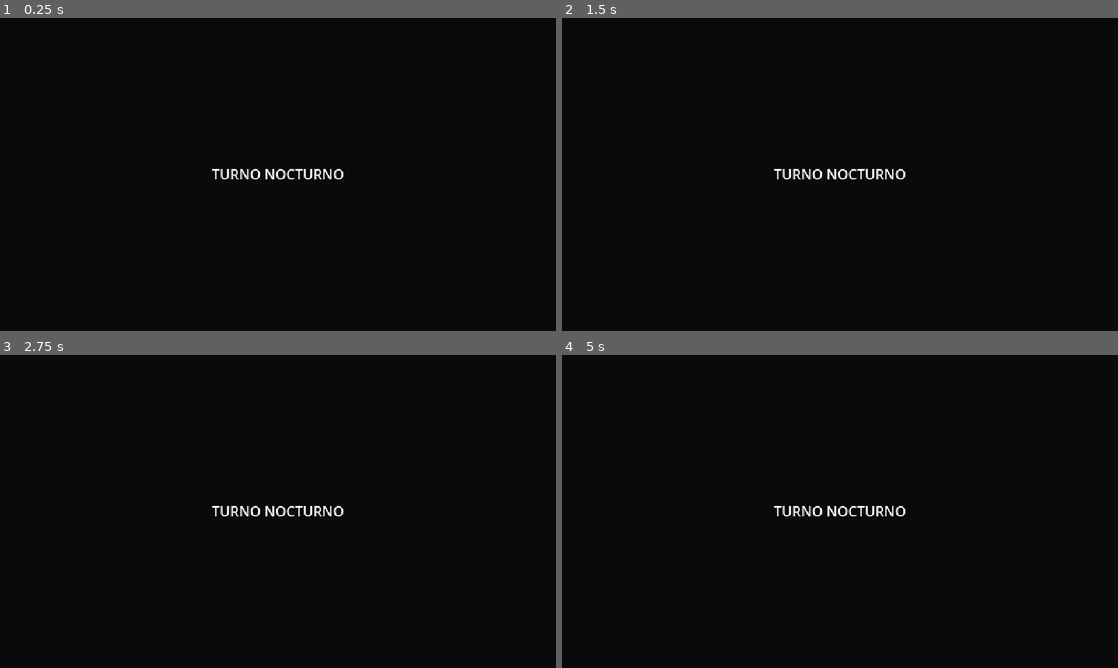
Above: before the commit, frames 1-4 (two rows, left to right).
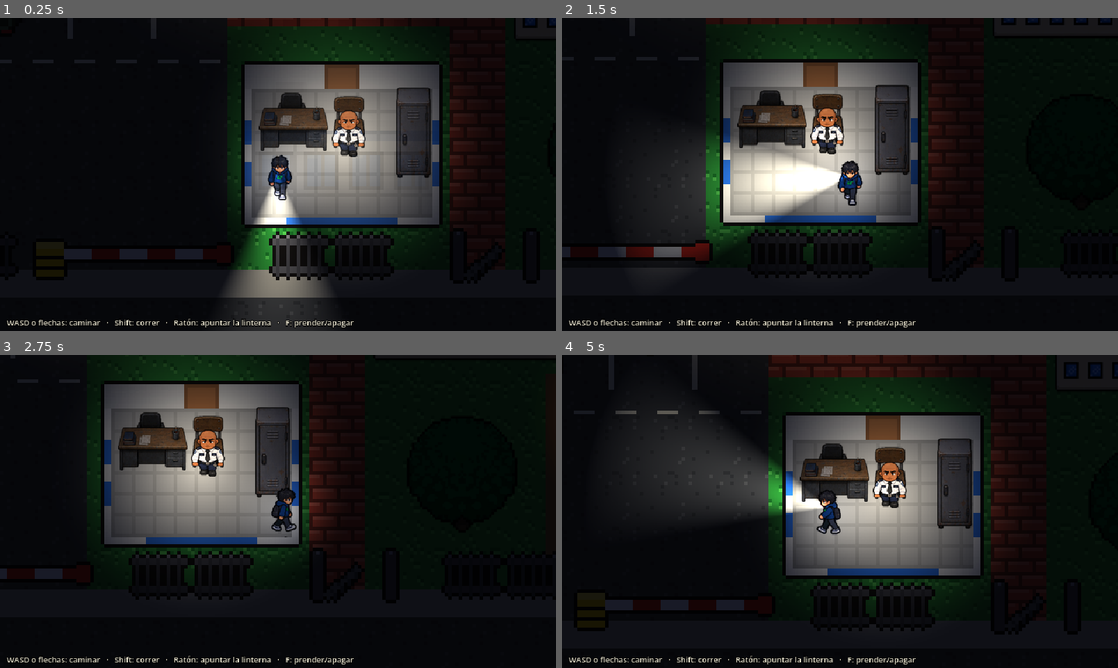
Above: after the commit, the same moments.

Repository: chatgepet72-coder/Turno-Nocturno
Game: Godot game, scene res://scenes/niveles/Entrada.tscn
Two runs of this game, one before a commit and one after it. Both use one fixed random seed, a clock stepped at 60 frames per second and the inputs below. Before the commit the project starts from res://scenes/main.tscn.
Inputs (mouse positions are in pixels of both pictures, inside the frame that each line leads up to):
- Up to frame 1 (0.25 s): no input
- Up to frame 2 (1.5 s): tap Enter at 0.5 s; move the mouse to (962, 158) at 0.52 s; hold D (mover_derecha) 0.53-1.28 s; hold Shift (correr) 0.53-1.28 s; tap F (linterna) at 0.8, 1.35 s; move the mouse to (728, 190) at 1.27 s; hold S (mover_abajo) from 1.28 s (still down)
- Up to frame 3 (2.75 s): tap Shift (correr) at 1.55 s; move the mouse to (333, 442) at 2.02 s; release S (mover_abajo) at 2.03 s; hold D (mover_derecha) from 2.03 s (still down); hold Shift (correr) from 2.03 s (still down); tap F (linterna) at 2.3 s
- Up to frame 4 (5 s): move the mouse to (812, 574) at 2.77 s; release D (mover_derecha) at 2.78 s; release Shift (correr) at 2.78 s; hold W (mover_arriba) 2.78-3.53 s; tap F (linterna) at 2.85, 3.8, 4.35 s; tap Shift (correr) at 3.05, 4.55 s; move the mouse to (1006, 558) at 3.52 s; hold Shift (correr) 3.53-4.28 s; hold A (mover_izquierda) from 3.53 s (still down); move the mouse to (673, 464) at 4.27 s

The runs differ from the first frame. In frame 1, 27% of the frame differs, in the area x 1-100%, y 0-100%; in frame 2, 26%; in frame 3, 22%; in frame 4, 29%, in the area x 1-100%, y 0-99%.

Commit message:
Escena jugable de la entrada con Lalo, caseta y arte aprobado
- Lalo se mueve con WASD o flechas, corre con Shift, anima en 4 direcciones,
  apunta la linterna con el raton (F para prenderla) y sus pasos suenan
  distinto en pasto y en piso duro
- Mapa de la entrada armado por codigo: caseta (el techo se desvanece al
  entrar), estacionamiento, caminos, patio con fuente, edificios en C y obra
- Noche con CanvasModulate y luces de postes, caseta y torreta de la obra
- Don Chava sentado en la caseta, respirando
- Arte al tamano del juego, sonidos CC0 y scripts que generan el arte en tools/arte/

Co-Authored-By: Claude Opus 5.5 <noreply@anthropic.com>
Claude-Session: https://claude.ai/code/session_01TYYZt26Tdk8h6daggGYBmn

Diff:
--- a/project.godot
+++ b/project.godot
@@ -12,7 +12,7 @@
 
 config/name="Turno Nocturno"
 config/description="Survival horror en 2D: un velador busca a su compañero en un campus universitario vacío."
-run/main_scene="res://scenes/main.tscn"
+run/main_scene="res://scenes/niveles/Entrada.tscn"
 config/features=PackedStringArray("4.7", "GL Compatibility")
 config/icon="res://icon.svg"
 
@@ -33,19 +33,19 @@
 
 mover_arriba={
 "deadzone": 0.5,
-"events": [Object(InputEventKey,"physical_keycode":87)]
+"events": [Object(InputEventKey,"physical_keycode":87), Object(InputEventKey,"physical_keycode":4194320)]
 }
 mover_abajo={
 "deadzone": 0.5,
-"events": [Object(InputEventKey,"physical_keycode":83)]
+"events": [Object(InputEventKey,"physical_keycode":83), Object(InputEventKey,"physical_keycode":4194322)]
 }
 mover_izquierda={
 "deadzone": 0.5,
-"events": [Object(InputEventKey,"physical_keycode":65)]
+"events": [Object(InputEventKey,"physical_keycode":65), Object(InputEventKey,"physical_keycode":4194319)]
 }
 mover_derecha={
 "deadzone": 0.5,
-"events": [Object(InputEventKey,"physical_keycode":68)]
+"events": [Object(InputEventKey,"physical_keycode":68), Object(InputEventKey,"physical_keycode":4194321)]
 }
 correr={
 "deadzone": 0.5,
--- /dev/null
+++ b/scenes/niveles/Entrada.tscn
@@ -0,0 +1,6 @@
+[gd_scene format=3]
+
+[ext_resource type="Script" path="res://scripts/niveles/entrada.gd" id="1_entrada"]
+
+[node name="Entrada" type="Node2D"]
+script = ExtResource("1_entrada")
--- /dev/null
+++ b/scripts/jugador/lalo.gd
@@ -0,0 +1,154 @@
+class_name Lalo
+extends CharacterBody2D
+## Lalo: movimiento desde arriba, animación en 4 direcciones, linterna que apunta al ratón y pasos.
+
+const RUTA_CAMINAR: String = "res://assets/sprites/personajes/lalo/caminar/"
+const DIRECCIONES: Array[String] = ["down", "left", "right", "up"]
+
+@export var velocidad: float = 80.0
+@export var velocidad_corriendo: float = 140.0
+@export var aceleracion: float = 900.0
+@export var freno: float = 1100.0
+
+## Zonas de piso duro (caminos, estacionamiento, patio). Fuera de ellas los pasos suenan a pasto.
+var superficies_duras: Array[Rect2] = []
+
+var _sprite: AnimatedSprite2D
+var _linterna: PointLight2D
+var _direccion: String = "down"
+var _distancia_paso: float = 0.0
+var _pasos_duro: Array[AudioStream] = []
+var _pasos_pasto: Array[AudioStream] = []
+var _audio_pasos: AudioStreamPlayer2D
+var _audio_linterna: AudioStreamPlayer2D
+
+
+func _ready() -> void:
+	collision_layer = 2
+	collision_mask = 1
+	motion_mode = CharacterBody2D.MOTION_MODE_FLOATING
+	_crear_sprite()
+	_crear_colision()
+	_crear_luces()
+	_crear_audio()
+
+
+func _physics_process(delta: float) -> void:
+	var entrada: Vector2 = Input.get_vector("mover_izquierda", "mover_derecha", "mover_arriba", "mover_abajo")
+	var maxima: float = velocidad_corriendo if Input.is_action_pressed("correr") else velocidad
+	if entrada != Vector2.ZERO:
+		velocity = velocity.move_toward(entrada * maxima, aceleracion * delta)
+	else:
+		velocity = velocity.move_toward(Vector2.ZERO, freno * delta)
+	var antes: Vector2 = global_position
+	move_and_slide()
+	_animar(entrada)
+	_sonar_pasos(global_position.distance_to(antes))
+
+
+func _process(_delta: float) -> void:
+	_linterna.rotation = (get_global_mouse_position() - _linterna.global_position).angle()
+
+
+func _unhandled_input(event: InputEvent) -> void:
+	if event.is_action_pressed("linterna"):
+		_linterna.enabled = not _linterna.enabled
+		_audio_linterna.play()
+
+
+func poner_limites_camara(limites: Rect2i) -> void:
+	var camara: Camera2D = $Camara
+	camara.limit_left = limites.position.x
+	camara.limit_top = limites.position.y
+	camara.limit_right = limites.end.x
+	camara.limit_bottom = limites.end.y
+
+
+func _animar(entrada: Vector2) -> void:
+	if entrada == Vector2.ZERO:
+		_sprite.play("caminar_" + _direccion)
+		_sprite.stop()
+		_sprite.frame = 0
+		return
+	if absf(entrada.x) > absf(entrada.y):
+		_direccion = "right" if entrada.x > 0.0 else "left"
+	else:
+		_direccion = "down" if entrada.y > 0.0 else "up"
+	_sprite.speed_scale = 1.6 if Input.is_action_pressed("correr") else 1.0
+	_sprite.play("caminar_" + _direccion)
+
+
+func _sonar_pasos(recorrido: float) -> void:
+	_distancia_paso += recorrido
+	if _distancia_paso < 26.0:
+		return
+	_distancia_paso = 0.0
+	var duro: bool = superficies_duras.any(func(r: Rect2) -> bool: return r.has_point(global_position))
+	var lista: Array[AudioStream] = _pasos_duro if duro else _pasos_pasto
+	_audio_pasos.stream = lista.pick_random()
+	_audio_pasos.pitch_scale = randf_range(0.9, 1.1)
+	_audio_pasos.play()
+
+
+func _crear_sprite() -> void:
+	var frames := SpriteFrames.new()
+	for dir in DIRECCIONES:
+		var nombre: String = "caminar_" + dir
+		frames.add_animation(nombre)
+		frames.set_animation_speed(nombre, 8.0)
+		frames.set_animation_loop(nombre, true)
+		for i in range(1, 5):
+			frames.add_frame(nombre, load(RUTA_CAMINAR + "%s_%d.png" % [dir, i]) as Texture2D)
+	_sprite = AnimatedSprite2D.new()
+	_sprite.sprite_frames = frames
+	_sprite.animation = "caminar_down"
+	var alto: float = frames.get_frame_texture("caminar_down", 0).get_size().y
+	_sprite.offset = Vector2(0.0, -alto / 2.0)   # los pies quedan en el origen del nodo
+	add_child(_sprite)
+
+
+func _crear_colision() -> void:
+	var forma := RectangleShape2D.new()
+	forma.size = Vector2(20.0, 10.0)
+	var colision := CollisionShape2D.new()
+	colision.shape = forma
+	colision.position = Vector2(0.0, -5.0)
+	add_child(colision)
+
+
+func _crear_luces() -> void:
+	var aura := PointLight2D.new()   # luz tenue alrededor de Lalo para que siempre se le vea
+	aura.texture = load("res://assets/sprites/luces/luz_radial.png") as Texture2D
+	aura.texture_scale = 0.6
+	aura.energy = 0.45
+	aura.position = Vector2(0.0, -30.0)
+	add_child(aura)
+
+	_linterna = PointLight2D.new()
+	_linterna.texture = load("res://assets/sprites/luces/cono_linterna.png") as Texture2D
+	_linterna.texture_scale = 1.1
+	_linterna.energy = 1.25
+	_linterna.color = Color(1.0, 0.96, 0.85)
+	_linterna.position = Vector2(0.0, -34.0)
+	add_child(_linterna)
+
+	var camara := Camera2D.new()
+	camara.name = "Camara"
+	camara.position = Vector2(0.0, -30.0)
+	camara.position_smoothing_enabled = true
+	camara.position_smoothing_speed = 6.0
+	add_child(camara)
+	camara.make_current()
+
+
+func _crear_audio() -> void:
+	for i in range(4):
+		_pasos_duro.append(load("res://assets/audio/pasos/footstep_concrete_00%d.ogg" % i) as AudioStream)
+		_pasos_pasto.append(load("res://assets/audio/pasos/footstep_grass_00%d.ogg" % i) as AudioStream)
+	_audio_pasos = AudioStreamPlayer2D.new()
+	_audio_pasos.volume_db = -10.0
+	add_child(_audio_pasos)
+	_audio_linterna = AudioStreamPlayer2D.new()
+	_audio_linterna.stream = load("res://assets/audio/efectos/linterna.wav") as AudioStream
+	_audio_linterna.volume_db = -6.0
+	add_child(_audio_linterna)
--- /dev/null
+++ b/scripts/niveles/entrada.gd
@@ -0,0 +1,299 @@
+extends Node2D
+## Nivel de la entrada: caseta, estacionamiento, caminos, patio con fuente, edificios en C y obra.
+## Se arma por código a partir de las tablas de abajo. Coordenadas en píxeles del juego (1 px de arte = 4 px).
+
+const ESC: String = "res://assets/sprites/escenario/"
+const PISOS: String = "res://assets/sprites/pisos/"
+const MUNDO: Rect2i = Rect2i(0, 0, 1960, 1240)
+const NOCHE: Color = Color(0.10, 0.11, 0.16)
+
+# Pisos: [textura, rectángulo]
+const SUELO: Array = [
+	["pasto", Rect2(0, 0, 1960, 1080)],
+	["asfalto", Rect2(0, 1112, 1960, 128)],          # calle
+	["asfalto", Rect2(0, 648, 672, 432)],             # estacionamiento
+	["adoquin", Rect2(744, 0, 88, 736)],              # camino principal
+	["adoquin", Rect2(672, 736, 320, 64)],            # conexión: estacionamiento y camino de alumnos
+	["adoquin", Rect2(928, 736, 64, 344)],            # camino de alumnos
+	["losas", Rect2(832, 456, 168, 80)],              # entrada al patio
+	["losas", Rect2(1000, 360, 640, 288)],            # patio
+]
+const DURAS: Array[Rect2] = [
+	Rect2(0, 648, 672, 432), Rect2(744, 0, 88, 736), Rect2(672, 736, 320, 64), Rect2(928, 736, 64, 344),
+	Rect2(832, 456, 168, 80), Rect2(1000, 360, 640, 288), Rect2(688, 840, 232, 192), Rect2(1200, 832, 760, 248),
+]
+const TIERRA_OBRA: Array[Rect2] = [Rect2(1648, 340, 312, 500), Rect2(1200, 832, 760, 248)]
+
+# Objetos: [archivo, esquina superior izquierda, tamaño de colisión (0 = sin colisión)]
+# La colisión se coloca en la base del objeto, que es también su punto para ordenar por profundidad.
+const OBJETOS: Array = [
+	["edificio_largo.png", Vector2(992, 192), Vector2(648, 120)],      # Facultad de Medicina
+	["edificio_largo.png", Vector2(992, 656), Vector2(648, 120)],      # Museo de Biología
+	["central_demolido.png", Vector2(1672, 380), Vector2(240, 160)],   # Edificio Central
+	["escombro.png", Vector2(1700, 640), Vector2(120, 40)],
+	["fuente.png", Vector2(1252, 436), Vector2(120, 100)],
+	["seto_l.png", Vector2(1048, 392), Vector2.ZERO],
+	["banca.png", Vector2(1072, 584), Vector2(72, 20)],
+	["banca.png", Vector2(1512, 584), Vector2(72, 20)],
+	["hueco_con_cinta.png", Vector2(1220, 880), Vector2(130, 90)],
+	["cono.png", Vector2(1380, 900), Vector2(24, 12)],
+	["cono.png", Vector2(1420, 900), Vector2(24, 12)],
+	["excavadora.png", Vector2(1560, 880), Vector2(230, 90)],
+	["autos/vocho_azul.png", Vector2(16, 664), Vector2(72, 100)],
+	["autos/auto_1_sedan.png", Vector2(112, 664), Vector2(76, 128)],
+	["autos/tsuru_lodo.png", Vector2(256, 664), Vector2(76, 128)],
+	["autos/auto_5_pickup.png", Vector2(352, 664), Vector2(80, 140)],
+	["autos/vocho_rojo.png", Vector2(496, 664), Vector2(72, 100)],
+	["autos/auto_7_combi.png", Vector2(16, 868), Vector2(84, 144)],
+	["autos/auto_6_camioneta.png", Vector2(160, 868), Vector2(84, 132)],
+	["autos/auto_3_compacto.png", Vector2(304, 868), Vector2(72, 108)],
+	["arbol.png", Vector2(160, 40), Vector2(24, 16)],
+	["arbol.png", Vector2(360, 260), Vector2(24, 16)],
+	["arbol.png", Vector2(60, 420), Vector2(24, 16)],
+	["arbol.png", Vector2(560, 120), Vector2(24, 16)],
+	["arbol.png", Vector2(600, 380), Vector2(24, 16)],
+	["arbol.png", Vector2(848, 40), Vector2(24, 16)],
+	["arbol.png", Vector2(848, 580), Vector2(24, 16)],
+	["arbol.png", Vector2(1040, 880), Vector2(24, 16)],
+	["poste.png", Vector2(712, 240), Vector2(10, 8)],
+	["poste.png", Vector2(712, 560), Vector2(10, 8)],
+	["poste.png", Vector2(960, 380), Vector2(10, 8)],
+]
+const POSTES: Array[Vector2] = [Vector2(724, 250), Vector2(724, 570), Vector2(972, 390)]
+const CASETA: Rect2 = Rect2(688, 840, 232, 192)
+const CASETA_PAREDES: Array[Rect2] = [
+	Rect2(688, 840, 96, 32), Rect2(820, 840, 100, 32),   # pared de arriba con hueco de la puerta
+	Rect2(688, 840, 12, 192), Rect2(908, 840, 12, 192),  # paredes laterales
+	Rect2(688, 1020, 232, 12),                            # pared de abajo
+]
+const REJA_Y: float = 1036.0
+
+var _mundo: Node2D
+var _techo_caseta: Node2D
+
+
+func _ready() -> void:
+	var noche := CanvasModulate.new()
+	noche.color = NOCHE
+	add_child(noche)
+	var suelo := Node2D.new()
+	suelo.name = "Suelo"
+	add_child(suelo)
+	_mundo = Node2D.new()
+	_mundo.name = "Mundo"
+	_mundo.y_sort_enabled = true
+	add_child(_mundo)
+
+	_armar_suelo(suelo)
+	for o in OBJETOS:
+		_objeto(o[0], o[1], o[2])
+	var seto_derecho: Sprite2D = _objeto("seto_l.png", Vector2(1488, 392), Vector2.ZERO).get_child(0) as Sprite2D
+	seto_derecho.flip_h = true
+	_armar_estacionamiento(suelo)
+	_armar_reja()
+	_armar_caseta(suelo)
+	_armar_bordes()
+	_armar_luces()
+	_crear_lalo()
+	_crear_hud()
+	_crear_ambiente()
+
+
+# ---------- Construcción ----------
+func _armar_suelo(suelo: Node2D) -> void:
+	for p in SUELO:
+		_piso(suelo, p[0], p[1])
+	for r in TIERRA_OBRA:
+		var tierra := ColorRect.new()
+		tierra.color = Color(0.47, 0.33, 0.2)
+		tierra.position = r.position
+		tierra.size = r.size
+		suelo.add_child(tierra)
+	var banqueta := ColorRect.new()
+	banqueta.color = Color(0.59, 0.58, 0.55)
+	banqueta.position = Vector2(0, 1080)
+	banqueta.size = Vector2(1960, 32)
+	suelo.add_child(banqueta)
+
+
+func _piso(padre: Node2D, nombre: String, r: Rect2) -> void:
+	var s := Sprite2D.new()
+	s.texture = load(PISOS + nombre + ".png") as Texture2D
+	s.centered = false
+	s.texture_repeat = CanvasItem.TEXTURE_REPEAT_ENABLED
+	s.region_enabled = true
+	s.region_rect = Rect2(Vector2.ZERO, r.size)
+	s.position = r.position
+	padre.add_child(s)
+
+
+func _objeto(archivo: String, esquina: Vector2, colision: Vector2) -> StaticBody2D:
+	var tex: Texture2D = load(ESC + archivo) as Texture2D
+	var tam: Vector2 = tex.get_size()
+	var cuerpo := StaticBody2D.new()
+	cuerpo.position = esquina + Vector2(tam.x / 2.0, tam.y)   # base al centro
+	var s := Sprite2D.new()
+	s.texture = tex
+	s.centered = false
+	s.offset = Vector2(-tam.x / 2.0, -tam.y)
+	cuerpo.add_child(s)
+	if colision != Vector2.ZERO:
+		_forma(cuerpo, Rect2(Vector2(-colision.x / 2.0, -colision.y), colision))
+	_mundo.add_child(cuerpo)
+	return cuerpo
+
+
+func _forma(cuerpo: CollisionObject2D, r: Rect2) -> void:
+	var forma := RectangleShape2D.new()
+	forma.size = r.size
+	var cs := CollisionShape2D.new()
+	cs.shape = forma
+	cs.position = r.get_center()
+	cuerpo.add_child(cs)
+
+
+func _armar_estacionamiento(suelo: Node2D) -> void:
+	for x in [8, 104, 248, 344, 488, 584]:
+		_linea(suelo, Rect2(x, 664, 6, 150))
+	for x in [8, 152, 296, 392]:
+		_linea(suelo, Rect2(x, 868, 6, 160))
+	for x in range(16, 660, 48):
+		_linea(suelo, Rect2(x, 838, 24, 4))   # pasillo de circulación
+
+
+func _linea(suelo: Node2D, r: Rect2) -> void:
+	var l := ColorRect.new()
+	l.color = Color(0.9, 0.88, 0.78)
+	l.position = r.position
+	l.size = r.size
+	suelo.add_child(l)
+
+
+func _armar_reja() -> void:
+	var x: float = 0.0
+	while x < MUNDO.size.x:
+		var libre: bool = (x + 72.0 <= 448.0 or x >= 680.0) and (x + 72.0 <= 920.0 or x >= 1032.0)
+		if libre:
+			_objeto("reja.png", Vector2(x, REJA_Y), Vector2.ZERO)
+		x += 72.0
+	_objeto("pluma.png", Vector2(448, REJA_Y), Vector2.ZERO)
+	_objeto("puerta_alumnos.png", Vector2(928, REJA_Y - 4), Vector2.ZERO)
+	var muro := StaticBody2D.new()   # por ahora Lalo no puede salir del campus
+	_forma(muro, Rect2(0, REJA_Y + 40.0, MUNDO.size.x, 16))
+	add_child(muro)
+
+
+func _armar_caseta(suelo: Node2D) -> void:
+	var dentro := Sprite2D.new()
+	dentro.texture = load(ESC + "caseta_dentro.png") as Texture2D
+	dentro.centered = false
+	dentro.position = CASETA.position
+	suelo.add_child(dentro)
+	var paredes := StaticBody2D.new()
+	for r in CASETA_PAREDES:
+		_forma(paredes, r)
+	add_child(paredes)
+
+	_objeto("caseta/escritorio.png", Vector2(708, 876), Vector2(80, 26))
+	_objeto("caseta/silla.png", Vector2(794, 880), Vector2.ZERO)
+	_objeto("caseta/casillero.png", Vector2(866, 870), Vector2(40, 22))
+
+	var chava := StaticBody2D.new()   # Don Chava sentado junto al escritorio, respirando
+	chava.position = Vector2(812, 950)
+	var frames := SpriteFrames.new()
+	frames.set_animation_speed("default", 1.6)
+	for i in [1, 2]:
+		frames.add_frame("default", load("res://assets/sprites/personajes/don_chava/sentado/sentado_%d.png" % i) as Texture2D)
+	var sprite := AnimatedSprite2D.new()
+	sprite.sprite_frames = frames
+	sprite.centered = false
+	sprite.offset = Vector2(-20, -54)
+	sprite.play()
+	chava.add_child(sprite)
+	_forma(chava, Rect2(-15, -14, 30, 14))
+	_mundo.add_child(chava)
+
+	_techo_caseta = _objeto("caseta_fuera.png", CASETA.position, Vector2.ZERO)
+	var zona := Area2D.new()   # al entrar, el techo se desvanece para ver el interior
+	zona.collision_mask = 2
+	_forma(zona, Rect2(700, 872, 208, 148))
+	zona.body_entered.connect(_al_entrar_caseta)
+	zona.body_exited.connect(_al_salir_caseta)
+	add_child(zona)
+
+
+func _al_entrar_caseta(cuerpo: Node2D) -> void:
+	if cuerpo is Lalo:
+		_techo(0.0)
+
+
+func _al_salir_caseta(cuerpo: Node2D) -> void:
+	if cuerpo is Lalo:
+		_techo(1.0)
+
+
+func _techo(alfa: float) -> void:
+	create_tween().tween_property(_techo_caseta, "modulate:a", alfa, 0.25)
+
+
+func _armar_bordes() -> void:
+	var bordes := StaticBody2D.new()
+	_forma(bordes, Rect2(-16, 0, 16, MUNDO.size.y))
+	_forma(bordes, Rect2(MUNDO.size.x, 0, 16, MUNDO.size.y))
+	_forma(bordes, Rect2(0, -16, MUNDO.size.x, 16))
+	add_child(bordes)
+
+
+func _armar_luces() -> void:
+	var radial: Texture2D = load("res://assets/sprites/luces/luz_radial.png") as Texture2D
+	for p in POSTES:
+		_luz(radial, p + Vector2(0, 20), 2.2, 1.0, Color(1.0, 0.86, 0.6))
+	_luz(radial, CASETA.get_center(), 1.4, 1.2, Color(1.0, 0.95, 0.85))
+	var torreta := _luz(radial, Vector2(1300, 880), 1.0, 0.9, Color(1.0, 0.55, 0.15))
+	var parpadeo := create_tween().set_loops()
+	parpadeo.tween_property(torreta, "energy", 0.2, 0.5)
+	parpadeo.tween_property(torreta, "energy", 0.9, 0.5)
+
+
+func _luz(tex: Texture2D, pos: Vector2, escala: float, energia: float, color: Color) -> PointLight2D:
+	var l := PointLight2D.new()
+	l.texture = tex
+	l.texture_scale = escala
+	l.energy = energia
+	l.color = color
+	l.position = pos
+	add_child(l)
+	return l
+
+
+func _crear_lalo() -> void:
+	var lalo := Lalo.new()
+	lalo.position = Vector2(730, 1000)
+	lalo.superficies_duras = DURAS
+	_mundo.add_child(lalo)
+	lalo.poner_limites_camara(MUNDO)
+
+
+func _crear_hud() -> void:
+	var capa := CanvasLayer.new()
+	var ayuda := Label.new()
+	ayuda.text = "WASD o flechas: caminar   ·   Shift: correr   ·   Ratón: apuntar la linterna   ·   F: prender/apagar"
+	var estilo := LabelSettings.new()
+	estilo.font_size = 9
+	estilo.font_color = Color(0.9, 0.88, 0.8)
+	estilo.outline_size = 3
+	estilo.outline_color = Color.BLACK
+	ayuda.label_settings = estilo
+	ayuda.position = Vector2(8, 344)
+	capa.add_child(ayuda)
+	add_child(capa)
+
+
+func _crear_ambiente() -> void:
+	var musica := AudioStreamPlayer.new()
+	var stream: AudioStreamOggVorbis = load("res://assets/audio/ambiente/lost.ogg") as AudioStreamOggVorbis
+	stream.loop = true
+	musica.stream = stream
+	musica.volume_db = -20.0
+	add_child(musica)
+	musica.play()
Not shown, added: assets/audio/licencias/KENNEY_LICENSE.txt
Binary file added: assets/sprites/escenario/arbol.png
Binary file added: assets/sprites/escenario/autos/auto_1_sedan.png
Binary file added: assets/sprites/escenario/autos/auto_2_sedan.png
Binary file added: assets/sprites/escenario/autos/auto_3_compacto.png
Binary file added: assets/sprites/escenario/autos/auto_5_pickup.png
Binary file added: assets/sprites/escenario/autos/auto_6_camioneta.png
Binary file added: assets/sprites/escenario/autos/auto_7_combi.png
Binary file added: assets/sprites/escenario/autos/tsuru_lodo.png
Binary file added: assets/sprites/escenario/autos/vocho_azul.png
Binary file added: assets/sprites/escenario/autos/vocho_rojo.png
Binary file added: assets/sprites/escenario/banca.png
(and 116 more such lines)
